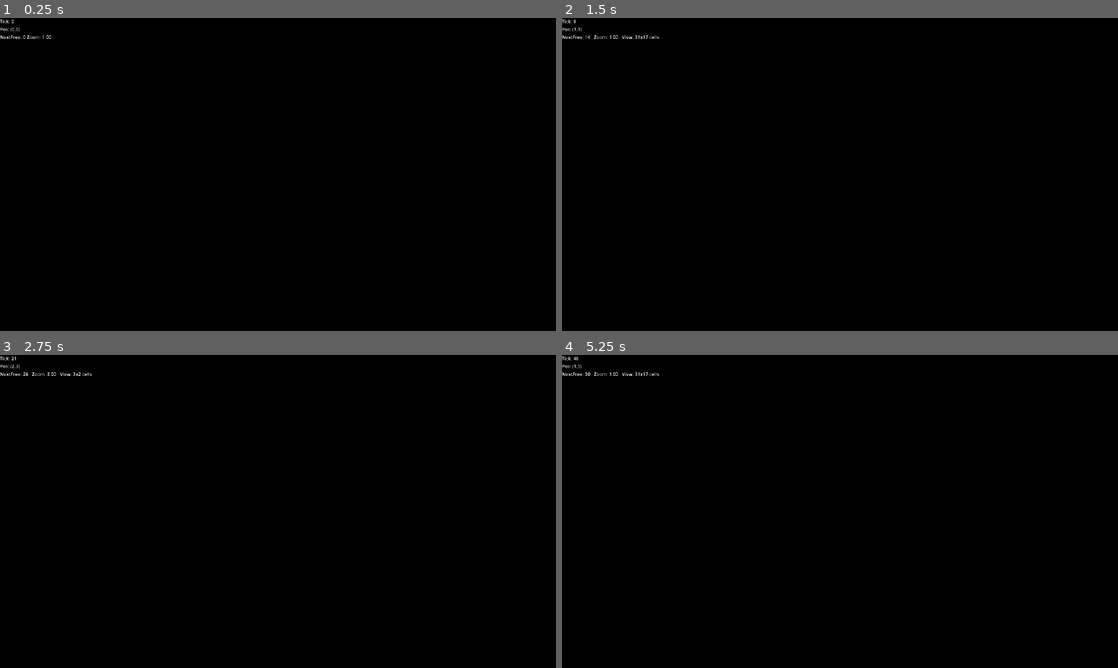
Above: before the commit, frames 1-4 (two rows, left to right).
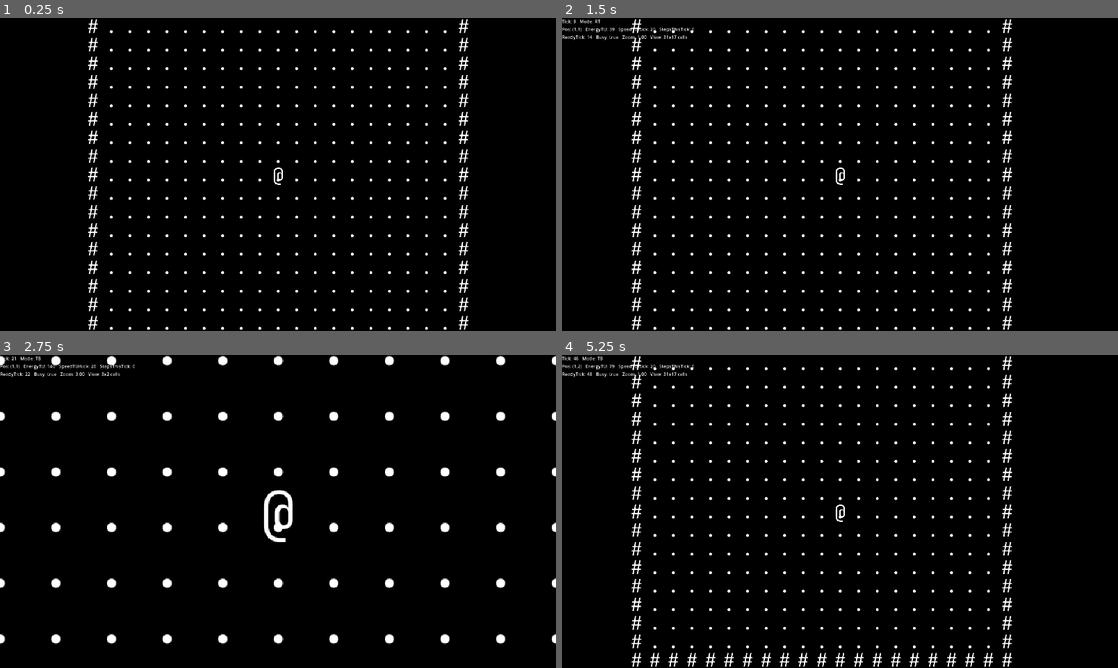
Above: after the commit, the same moments.

Repository: dumbmud/MUD
Game: Godot game, scene res://scenes/sim_manager.tscn
The game is run twice, just before and just after one commit, with the same random seed, the same clock (stepped at 60 frames per second) and the same inputs.
Inputs (mouse positions are in pixels of both pictures, inside the frame that each line leads up to):
- Up to frame 1 (0.25 s): no input
- Up to frame 2 (1.5 s): tap Enter at 0.5 s; move the mouse to (962, 158) at 0.52 s; hold Keypad 3 (move_downright) 0.53-1.28 s; hold Tab (time_mode_toggle) 0.53-1.28 s; tap Keypad 5 (wait_5) at 0.8, 1.35 s; tap Middle mouse button (zoom_reset) at 1.25 s; move the mouse to (728, 190) at 1.27 s; hold Keypad 2 (move_down) from 1.28 s (still down)
- Up to frame 3 (2.75 s): tap Mouse wheel up (zoom_in) at 1.55 s; move the mouse to (333, 442) at 2.02 s; release Keypad 2 (move_down) at 2.03 s; hold Keypad 3 (move_downright) from 2.03 s (still down); hold Mouse wheel up (zoom_in) from 2.03 s (still down); tap Tab (time_mode_toggle) at 2.3 s
- Up to frame 4 (5.25 s): tap Middle mouse button (zoom_reset) at 2.75, 4.25 s; move the mouse to (812, 574) at 2.77 s; release Keypad 3 (move_downright) at 2.78 s; release Mouse wheel up (zoom_in) at 2.78 s; hold Keypad 8 (move_up) 2.78-3.53 s; tap Tab (time_mode_toggle) at 2.85, 4.55 s; tap Keypad 5 (wait_5) at 3.05 s; move the mouse to (1006, 558) at 3.52 s; hold Keypad 5 (wait_5) 3.53-4.28 s; hold Keypad 1 (move_downleft) 3.53-5.03 s; tap Mouse wheel up (zoom_in) at 3.8, 4.35 s; move the mouse to (673, 464) at 4.27 s; move the mouse to (867, 511) at 5.02 s; hold Keypad 2 (move_down) from 5.03 s (still down); hold Mouse wheel down (zoom_out) from 5.03 s (still down)

The runs differ from the first frame. In frame 1, 3.1% of the frame differs, in the area x 0-85%, y 0-100%; in frame 2, 3.3%; in frame 3, 3.4%; in frame 4, 3.9%, in the area x 0-81%, y 0-100%.

Commit message:
energy system implemented

Diff:
--- a/scenes/UIOverlay.gd
+++ /dev/null
@@ -1,13 +0,0 @@
-class_name UIOverlay
-extends Control
-
-@onready var lbl_tick: Label = $VBoxContainer/Tick
-@onready var lbl_pos: Label = $VBoxContainer/Pos
-@onready var lbl_misc: Label = $VBoxContainer/Misc
-
-func set_debug(tick: int, pos: Vector2i, next_free: int, zoom: float, vis_w: int, vis_h: int) -> void:
-	var cols := int(vis_w / zoom)
-	var rows := int(vis_h / zoom)
-	lbl_tick.text = "Tick: %d" % tick
-	lbl_pos.text = "Pos: (%d,%d)" % [pos.x, pos.y]
-	lbl_misc.text = "NextFree: %d   Zoom: %.2f   View: %dx%d cells" % [next_free, zoom, cols, rows]
--- a/scenes/sim_manager.gd
+++ b/scenes/sim_manager.gd
@@ -3,6 +3,7 @@
 enum GameMode { TURN_BASED, REAL_TIME }
 @export var mode: GameMode = GameMode.TURN_BASED
 
+# ---------- Display / world ----------
 const CELL_PX := 64
 const GRID_W := 481
 const GRID_H := 271
@@ -10,32 +11,38 @@
 var visible_w := 0
 var visible_h := 0
 
-const TICK_SEC := 0.1
-var acc := 0.0
-var tick_count := 0
-
-const COST_CARDINAL := 5
-const COST_DIAGONAL := 7
-var next_free_tick := 0
-
 var player_pos := Vector2i.ZERO
-var ticks_running := false
 
 var zoom_levels: Array[float] = [0.1, 0.5, 1.0, 2.0, 3.0, 4.0]
 var zoom_index := 2
-
-var queued_dir := Vector2i.ZERO
-
-# NEW: action state
-var action_active := false
-var action_dir := Vector2i.ZERO
-var action_target := Vector2i.ZERO
-var action_end_tick := 0
 
 @onready var cam: Camera2D = $Camera
 @onready var console: Console = $Console
 @onready var ui: UIOverlay = $UI/HUD
 
+# ---------- Timebase ----------
+const TICK_SEC := 0.1                # 1 tick = 0.1s real time
+var acc := 0.0
+var tick_count := 0
+var ticks_running := false           # only meaningful in TB; RT always advances
+
+# ---------- TU / Costs (spec names) ----------
+const TU_PER_TICK := 10              # present for completeness; not directly used in math
+const COST_CARDINAL_TU := 100
+const COST_DIAGONAL_TU := 141
+@export var SPEED_TU_PER_TICK := 20  # default speed: ~0.5s card, ~0.7s diag (emergent)
+
+# ---------- Actor state (single-actor) ----------
+var energy_TU := 0                   # per-actor energy bank
+var is_busy := false                 # true only while in an explicit Wait
+var ready_tick := 0                  # end tick for Wait
+
+# ---------- One-shot input + pending move ----------
+var intent_dir := Vector2i.ZERO        # set on key press, consumed once
+var intent_wait := 0                   # 1 or 5, consumed once
+var pending_move_dir := Vector2i.ZERO  # non-zero while a move is winding up to completion
+
+# ---------- Lifecycle ----------
 func _ready() -> void:
 	position = Vector2.ZERO
 	cam.position = Vector2.ZERO
@@ -46,23 +53,33 @@
 	console.configure(CELL_PX, visible_w, visible_h, GRID_W, GRID_H)
 	console.redraw(player_pos, Callable(self, "get_world_glyph"))
 
-
 func _input(event: InputEvent) -> void:
-	if event.is_action_pressed("move_up"):           _queue_dir(Vector2i(0, -1))
-	elif event.is_action_pressed("move_down"):       _queue_dir(Vector2i(0, 1))
-	elif event.is_action_pressed("move_left"):       _queue_dir(Vector2i(-1, 0))
-	elif event.is_action_pressed("move_right"):      _queue_dir(Vector2i(1, 0))
-	elif event.is_action_pressed("move_upleft"):     _queue_dir(Vector2i(-1, -1))
-	elif event.is_action_pressed("move_upright"):    _queue_dir(Vector2i(1, -1))
-	elif event.is_action_pressed("move_downleft"):   _queue_dir(Vector2i(-1, 1))
-	elif event.is_action_pressed("move_downright"):  _queue_dir(Vector2i(1, 1))
-
 	if event.is_action_pressed("time_mode_toggle"):
 		mode = GameMode.REAL_TIME if mode == GameMode.TURN_BASED else GameMode.TURN_BASED
 		if mode == GameMode.REAL_TIME:
 			ticks_running = true
-		elif !action_active and _held_dir() == Vector2i.ZERO:
-			ticks_running = false
+		else:
+			# TB pauses if idle; else keep ticking
+			ticks_running = is_busy or _any_input_held() or intent_dir != Vector2i.ZERO or intent_wait > 0
+
+	# Latch exactly one action on press.
+	# Allow latching during waits (implicit or explicit).
+	# Forbid latching while a move is winding up (pending_move_dir != ZERO).
+	if pending_move_dir == Vector2i.ZERO:
+		if event.is_action_pressed("move_up"):           intent_dir = Vector2i(0, -1)
+		elif event.is_action_pressed("move_down"):       intent_dir = Vector2i(0, 1)
+		elif event.is_action_pressed("move_left"):       intent_dir = Vector2i(-1, 0)
+		elif event.is_action_pressed("move_right"):      intent_dir = Vector2i(1, 0)
+		elif event.is_action_pressed("move_upleft"):     intent_dir = Vector2i(-1, -1)
+		elif event.is_action_pressed("move_upright"):    intent_dir = Vector2i(1, -1)
+		elif event.is_action_pressed("move_downleft"):   intent_dir = Vector2i(-1, 1)
+		elif event.is_action_pressed("move_downright"):  intent_dir = Vector2i(1, 1)
+		elif event.is_action_pressed("wait_5"):          intent_wait = 5
+		elif event.is_action_pressed("wait_1"):          intent_wait = 1
+
+	# Wake TB immediately on a latched intent.
+	if mode == GameMode.TURN_BASED and !ticks_running and (intent_dir != Vector2i.ZERO or intent_wait > 0):
+		ticks_running = true
 
 	if event.is_action_pressed("zoom_in"):
 		zoom_index = clamp(zoom_index + 1, 0, zoom_levels.size() - 1)
@@ -74,11 +91,148 @@
 		zoom_index = 2
 		_apply_zoom()
 
-func _queue_dir(d: Vector2i) -> void:
-	queued_dir = d
-	_try_start_action(queued_dir)
-
+
+func _on_view_changed() -> void:
+	_update_visible()
+	console.configure(CELL_PX, visible_w, visible_h, GRID_W, GRID_H)
+
+func _apply_zoom() -> void:
+	var z: float = zoom_levels[zoom_index]
+	cam.zoom = Vector2(z, z)
+	_update_visible()
+	console.configure(CELL_PX, visible_w, visible_h, GRID_W, GRID_H)
+
+func _update_visible() -> void:
+	var vp := get_viewport_rect().size
+	var z := cam.zoom
+	var world_w_px := vp.x / z.x
+	var world_h_px := vp.y / z.y
+	visible_w = int(ceil(world_w_px / CELL_PX))
+	visible_h = int(ceil(world_h_px / CELL_PX))
+	if (visible_w & 1) == 0: visible_w += 1
+	if (visible_h & 1) == 0: visible_h += 1
+
+# ---------- Main loop ----------
+func _process(dt: float) -> void:
+	if mode == GameMode.REAL_TIME or (mode == GameMode.TURN_BASED and ticks_running):
+		acc += dt
+		while acc >= TICK_SEC:
+			_tick()
+			acc -= TICK_SEC
+
+func _tick() -> void:
+	tick_count += 1
+
+	# ---------- REFILL first ----------
+	# Refill unless this is the final tick of a Wait. Moves-in-progress DO refill.
+	if !is_busy:
+		energy_TU += SPEED_TU_PER_TICK
+	elif pending_move_dir != Vector2i.ZERO:
+		energy_TU += SPEED_TU_PER_TICK
+	elif tick_count < ready_tick:
+		energy_TU += SPEED_TU_PER_TICK
+	# else: waiting and this is the final wait tick → skip refill
+
+	# ---------- RESOLVE ----------
+	# A) Finish Wait: zero energy, clear busy.
+	if is_busy and pending_move_dir == Vector2i.ZERO and tick_count >= ready_tick:
+		energy_TU = 0
+		is_busy = false
+
+	# B) Finish pending Move: subtract cost now, attempt the move at this tick.
+	if is_busy and pending_move_dir != Vector2i.ZERO and tick_count >= ready_tick:
+		var cost := _cost_for_dir(pending_move_dir)
+		energy_TU = max(0, energy_TU - cost)  # consume cost; never negative
+		var target := player_pos + pending_move_dir
+		if !_move_blocked(player_pos, pending_move_dir, target):
+			player_pos = target
+		# clear action
+		pending_move_dir = Vector2i.ZERO
+		is_busy = false
+
+	var steps_this_tick := 0
+	var input_any := false
+
+	# ---------- SCHEDULE ----------
+	if !is_busy:
+		# Consume one-shot intent first.
+		if intent_wait > 0:
+			is_busy = true
+			ready_tick = tick_count + intent_wait
+			intent_wait = 0
+			input_any = true
+
+		elif intent_dir != Vector2i.ZERO:
+			var cost := _cost_for_dir(intent_dir)
+			# If we already have enough, execute exactly ONE step now.
+			if energy_TU >= cost:
+				var target := player_pos + intent_dir
+				var blocked := _move_blocked(player_pos, intent_dir, target)
+				energy_TU -= cost
+				_claim(target, tick_count, 0)  # stub for future TIOM
+				if !blocked:
+					player_pos = target
+				steps_this_tick = 1
+			else:
+				# Not enough energy: start a pending move that will complete when energy suffices.
+				var need := cost - energy_TU
+				var ticks_needed := int(ceil(float(need) / float(SPEED_TU_PER_TICK)))
+				pending_move_dir = intent_dir
+				is_busy = true
+				ready_tick = tick_count + max(1, ticks_needed)
+			intent_dir = Vector2i.ZERO
+			input_any = true
+
+		else:
+			# No one-shot intent; allow HOLD behavior.
+			var hold_dir := _held_dir()
+			if hold_dir != Vector2i.ZERO:
+				var steps_limit := 4
+				while steps_this_tick < steps_limit:
+					var cost := _cost_for_dir(hold_dir)
+					if energy_TU < cost:
+						break
+					var target := player_pos + hold_dir
+					var blocked := _move_blocked(player_pos, hold_dir, target)
+					energy_TU -= cost
+					_claim(target, tick_count, 0)
+					if !blocked:
+						player_pos = target
+					steps_this_tick += 1
+				input_any = true
+			else:
+				# RT idle → implicit Wait(1)
+				if mode == GameMode.REAL_TIME:
+					is_busy = true
+					ready_tick = tick_count + 1
+
+	# ---------- DRAW / HUD ----------
+	console.redraw(player_pos, Callable(self, "get_world_glyph"))
+	ui.set_debug(
+		tick_count,
+		player_pos,
+		ready_tick,
+		zoom_levels[zoom_index],
+		visible_w,
+		visible_h,
+		"RT" if mode == GameMode.REAL_TIME else "TB",
+		energy_TU,
+		SPEED_TU_PER_TICK,
+		is_busy,
+		steps_this_tick
+	)
+
+	# ---------- TB pause rule ----------
+	if mode == GameMode.TURN_BASED:
+		if is_busy or steps_this_tick > 0 or input_any:
+			ticks_running = true
+		else:
+			ticks_running = false
+			acc = 0.0
+
+# ---------- Input helpers ----------
 func _held_dir() -> Vector2i:
+	# Axis-based diagonals first; explicit diagonals as fallback
 	var x := int(Input.is_action_pressed("move_right")) - int(Input.is_action_pressed("move_left"))
 	var y := int(Input.is_action_pressed("move_down")) - int(Input.is_action_pressed("move_up"))
 	var v := Vector2i(x, y)
@@ -87,88 +241,38 @@
 		elif Input.is_action_pressed("move_upright"): v = Vector2i(1, -1)
 		elif Input.is_action_pressed("move_downleft"): v = Vector2i(-1, 1)
 		elif Input.is_action_pressed("move_downright"): v = Vector2i(1, 1)
+	# Normalize to {-1,0,1} components; disallow illegal inputs like (2,0)
+	if v.x != 0: v.x = sign(v.x)
+	if v.y != 0: v.y = sign(v.y)
 	return v
 
-func _on_view_changed() -> void:
-	_update_visible()
-	console.configure(CELL_PX, visible_w, visible_h, GRID_W, GRID_H)
-
-func _update_visible() -> void:
-	var vp := get_viewport_rect().size
-	var z := cam.zoom
-	# world span visible = screen_pixels / zoom
-	var world_w_px := vp.x / z.x
-	var world_h_px := vp.y / z.y
-
-	visible_w = int(ceil(world_w_px / CELL_PX))
-	visible_h = int(ceil(world_h_px / CELL_PX))
-	if (visible_w & 1) == 0: visible_w += 1  # force odd
-	if (visible_h & 1) == 0: visible_h += 1
-
-
-func _apply_zoom() -> void:
-	var z: float = zoom_levels[zoom_index]
-	cam.zoom = Vector2(z, z)
-	_update_visible()
-	console.configure(CELL_PX, visible_w, visible_h, GRID_W, GRID_H)  # update console on zoom
-
-
-func _process(dt: float) -> void:
-	if mode == GameMode.REAL_TIME or (mode == GameMode.TURN_BASED and ticks_running):
-		acc += dt
-		while acc >= TICK_SEC:
-			_tick()
-			acc -= TICK_SEC
-
-func _tick() -> void:
-	tick_count += 1
-
-	# 1) Finish action at its end tick
-	if action_active and tick_count >= action_end_tick:
-		action_active = false
-		player_pos = action_target
-
-	# 2) If free, decide next step
-	if !action_active and tick_count >= next_free_tick:
-		var dir := queued_dir
-		if dir == Vector2i.ZERO:
-			dir = _held_dir()
-
-		if dir != Vector2i.ZERO:
-			_try_start_action(dir)  # starts now, completes in future ticks
-		else:
-			if mode == GameMode.REAL_TIME:
-				next_free_tick = tick_count + 1  # idle exactly one tick
-			else:
-				ticks_running = false
-				acc = 0.0
-
-	# 3) draw
-	console.redraw(player_pos, Callable(self, "get_world_glyph"))
-	ui.set_debug(tick_count, player_pos, next_free_tick, zoom_levels[zoom_index], visible_w, visible_h)
-
-func _try_start_action(dir: Vector2i) -> void:
-	if action_active: return
-	if dir == Vector2i.ZERO: return
-	var target := player_pos + dir
-	if !_is_passable(target): return
-
-	var cost := _cost_for_dir(dir)
-	action_active = true
-	action_dir = dir
-	action_target = target
-	action_end_tick = tick_count + cost
-	next_free_tick = action_end_tick
-	queued_dir = Vector2i.ZERO
-
-	if mode == GameMode.TURN_BASED and !ticks_running:
-		ticks_running = true
-		acc = 0.0
-
+func _any_input_held() -> bool:
+	return _held_dir() != Vector2i.ZERO \
+		or Input.is_action_pressed("wait_1") \
+		or Input.is_action_pressed("wait_5")
+
+# ---------- Move rules ----------
 func _cost_for_dir(d: Vector2i) -> int:
-	return COST_DIAGONAL if (abs(d.x) + abs(d.y) == 2) else COST_CARDINAL
-
-# passability/world unchanged
+	return COST_DIAGONAL_TU if (abs(d.x) + abs(d.y) == 2) else COST_CARDINAL_TU
+
+func _move_blocked(from: Vector2i, dir: Vector2i, target: Vector2i) -> bool:
+	# Target must be passable at execution tick; if not, the move fails and still pays cost.
+	if !_is_passable(target):
+		return true
+	# No diagonal corner-cutting: if two orthogonal walls touch corners, block the diagonal.
+	if abs(dir.x) + abs(dir.y) == 2:
+		var side_a := Vector2i(from.x + dir.x, from.y)
+		var side_b := Vector2i(from.x, from.y + dir.y)
+		if _is_wall(side_a) and _is_wall(side_b):
+			return true
+	return false
+
+# ---------- Optional future stub ----------
+func _claim(tile: Vector2i, commit_tick: int, actor_id: int) -> void:
+	# Single-actor no-op; exists to match TIOM API later.
+	pass
+
+# ---------- World / passability ----------
 func _is_in_room(p: Vector2i) -> bool:
 	return p.x >= -10 and p.x <= 10 and p.y >= -10 and p.y <= 10
 
--- a/scenes/sim_manager.tscn
+++ b/scenes/sim_manager.tscn
@@ -2,17 +2,19 @@
 
 [ext_resource type="Script" uid="uid://bjeq14b3iqg84" path="res://scenes/sim_manager.gd" id="1_ax8je"]
 [ext_resource type="Script" uid="uid://b5vvvhsvdliem" path="res://scenes/console.gd" id="2_h4prr"]
-[ext_resource type="FontFile" uid="uid://mxryoogsu0iu" path="res://fonts/PublicPixel.ttf" id="3_0spcm"]
-[ext_resource type="Script" uid="uid://y468lwthrfm6" path="res://scenes/UIOverlay.gd" id="4_0spcm"]
+[ext_resource type="FontFile" uid="uid://ibediugxxdy5" path="res://fonts/JetBrainsMono-Regular.ttf" id="3_h4prr"]
+[ext_resource type="Script" uid="uid://y468lwthrfm6" path="res://scenes/ui_overlay.gd" id="4_0spcm"]
 
 [node name="SimManager" type="Node2D"]
 script = ExtResource("1_ax8je")
+mode = null
+SPEED_TU_PER_TICK = null
 
 [node name="Camera" type="Camera2D" parent="."]
 
 [node name="Console" type="Node2D" parent="."]
 script = ExtResource("2_h4prr")
-font = ExtResource("3_0spcm")
+font = ExtResource("3_h4prr")
 
 [node name="UI" type="CanvasLayer" parent="."]
 
@@ -30,12 +32,15 @@
 
 [node name="Tick" type="Label" parent="UI/HUD/VBoxContainer"]
 layout_mode = 2
-text = "Tick: 0"
 
-[node name="Pos" type="Label" parent="UI/HUD/VBoxContainer"]
+[node name="debug0" type="Label" parent="UI/HUD/VBoxContainer"]
 layout_mode = 2
-text = "Pos: (0,0)"
 
-[node name="Misc" type="Label" parent="UI/HUD/VBoxContainer"]
+[node name="debug1" type="Label" parent="UI/HUD/VBoxContainer"]
 layout_mode = 2
-text = "NextFree: 0 Zoom: 1.00"
+
+[node name="debug2" type="Label" parent="UI/HUD/VBoxContainer"]
+layout_mode = 2
+
+[node name="debug3" type="Label" parent="UI/HUD/VBoxContainer"]
+layout_mode = 2
--- /dev/null
+++ b/scenes/ui_overlay.gd
@@ -0,0 +1,30 @@
+class_name UIOverlay
+extends Control
+
+@onready var lbl_tick: Label = $VBoxContainer/Tick
+@onready var lbl_db0: Label = $VBoxContainer/debug0
+@onready var lbl_db1: Label = $VBoxContainer/debug1
+@onready var lbl_db2: Label = $VBoxContainer/debug2
+@onready var lbl_db3: Label = $VBoxContainer/debug3
+
+# New: ready_tick, mode label, energy_TU, speed, busy, steps_this_tick
+func set_debug(
+	tick: int,
+	pos: Vector2i,
+	ready_tick: int,
+	zoom: float,
+	vis_w: int,
+	vis_h: int,
+	mode_label: String,
+	energy_TU: int,
+	speed_TU_per_tick: int,
+	is_busy: bool,
+	steps_this_tick: int
+) -> void:
+	var cols := int(vis_w / zoom)
+	var rows := int(vis_h / zoom)
+	lbl_tick.text = "Tick: %d   Mode: %s" % [tick, mode_label]
+	lbl_db0.text = "Pos: (%d,%d)   EnergyTU: %d   SpeedTU/tick: %d   StepsThisTick: %d" \
+		% [pos.x, pos.y, energy_TU, speed_TU_per_tick, steps_this_tick]
+	lbl_db1.text = "ReadyTick: %d   Busy: %s   Zoom: %.2f   View: %dx%d cells" \
+		% [ready_tick, str(is_busy), zoom, cols, rows]
Renamed: scenes/UIOverlay.gd.uid -> scenes/ui_overlay.gd.uid
